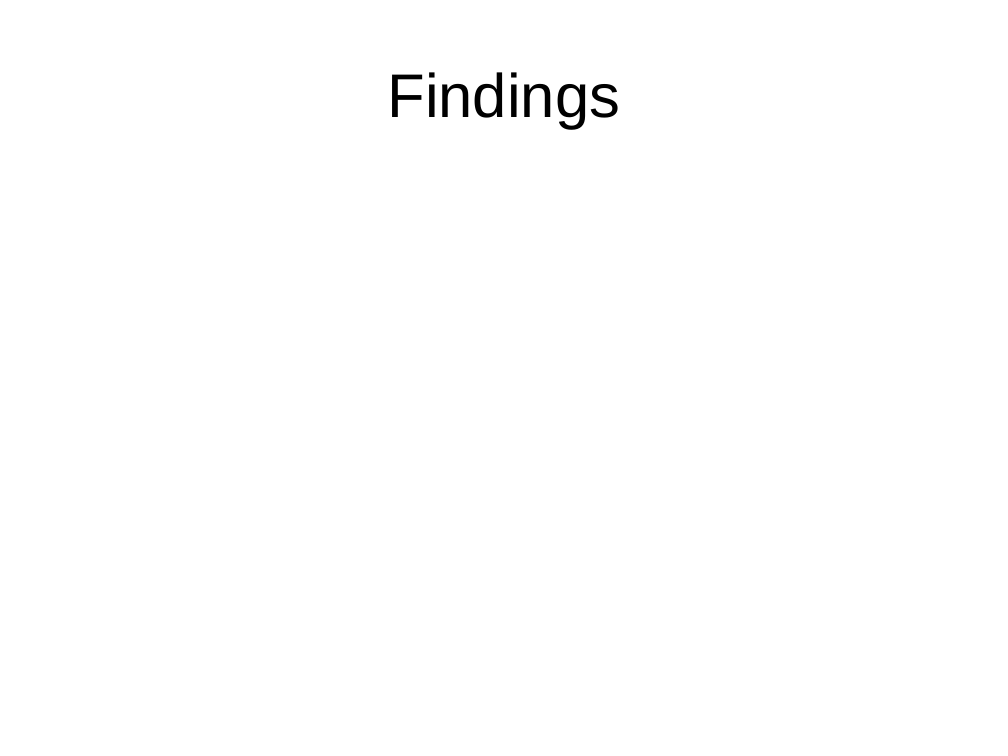
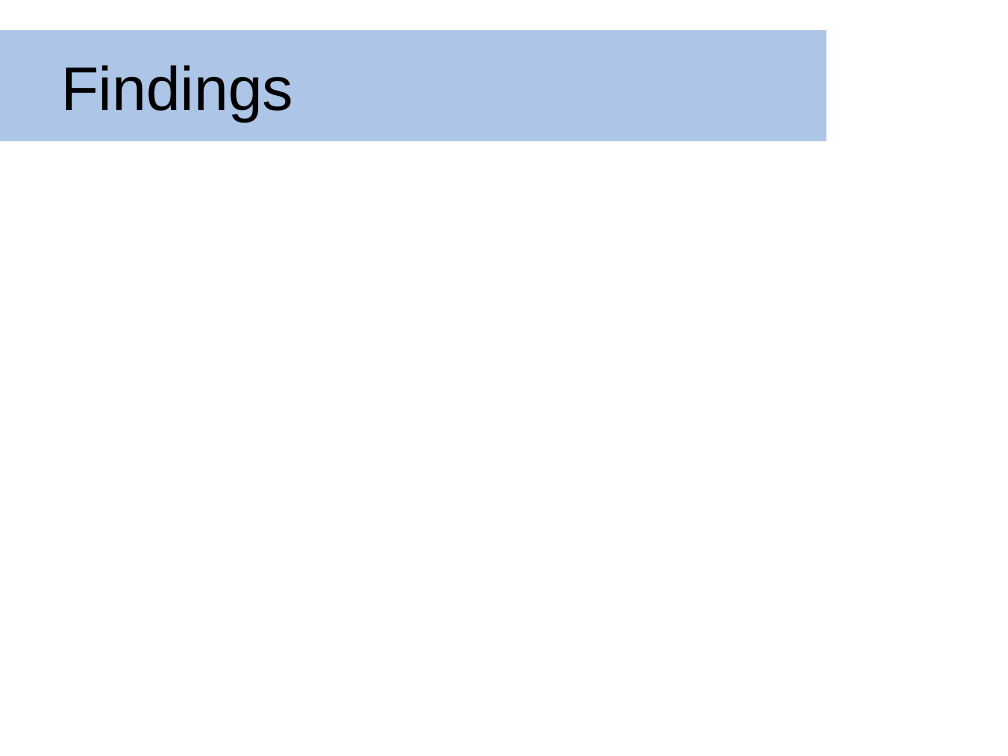
Before and after one commit to dmclayton/5g-security, a slide deck: slide 12 of ppt/5gakaPpt.pptx. Drawn at 1008x756 pixels with LibreOffice and Linux fonts; fonts in the diff are those of the drawing; background and template pictures are left out. Boxes give left, top, right and bottom in pixels: in the first picture for what was removed or moved away, otherwise in the second. Text is boxed around its words. In the diff, an @@ line names an element or a change of style, - is before the commit and + after.

```diff
--- a/ppt/5gakaPpt.pptx
+++ b/ppt/5gakaPpt.pptx
@@ rectangle "Findings": place and size @@
-rectangle "Findings" at box(387, 72, 620, 129)
+rectangle "Findings" at box(0, 30, 827, 141)
@@ rectangle "Findings" at box(0, 30, 827, 141): alignment centre to left; fill none to #ADC5E7 @@
```
Also in this commit, not shown: 12 other slides changed.
